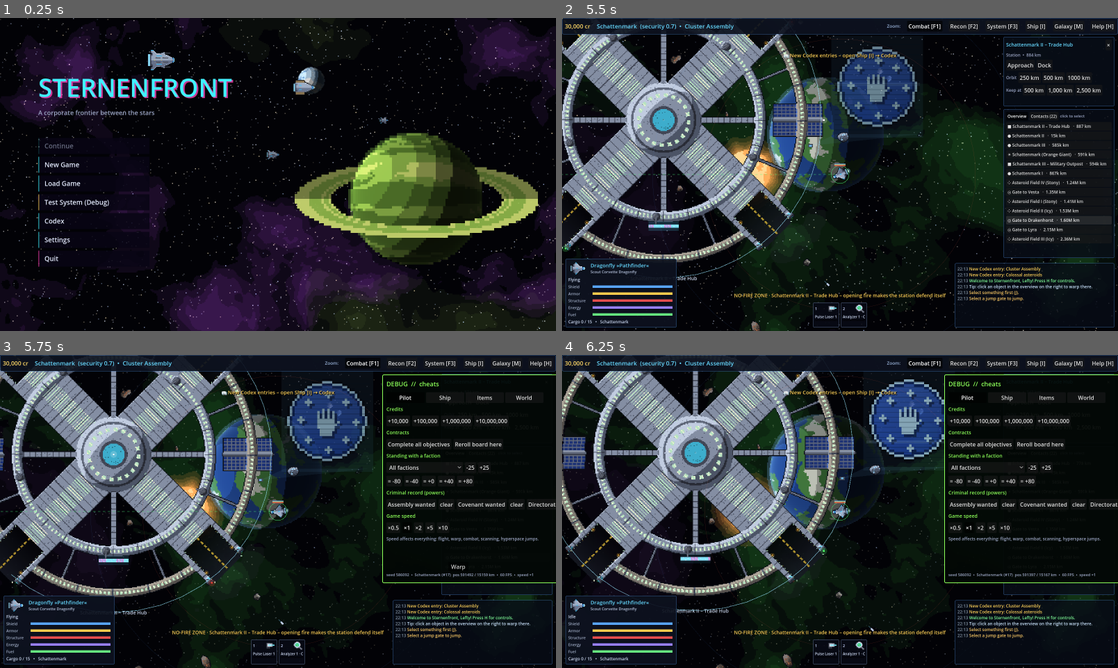
Above: before the commit, frames 1-4 (two rows, left to right).
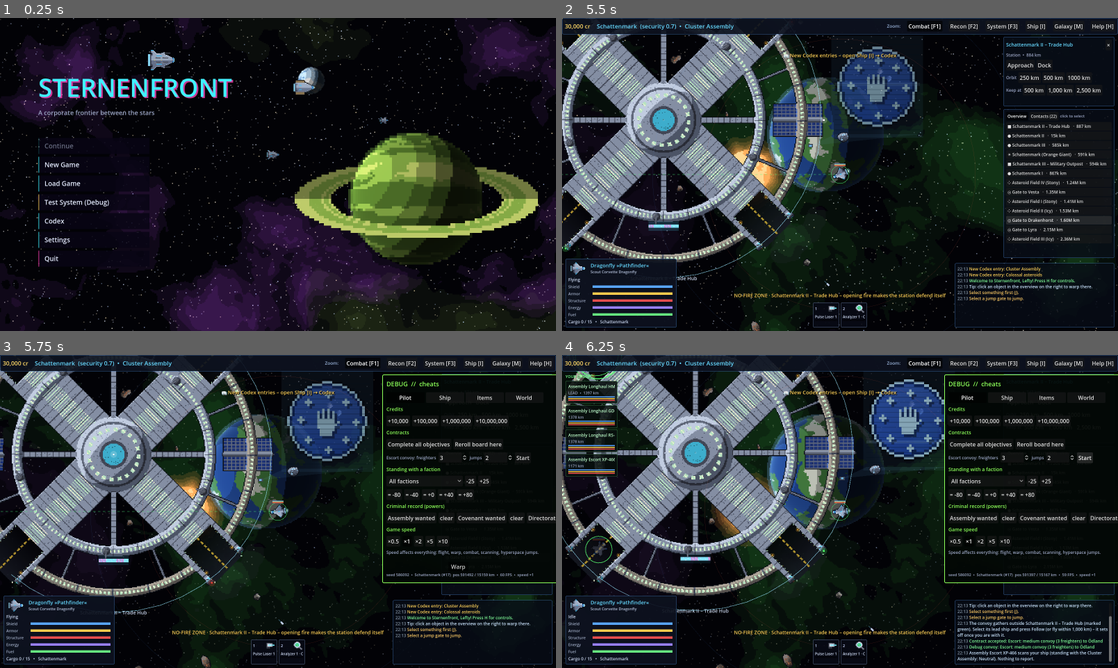
Above: after the commit, the same moments.

Repository: LucaZ0912/Starfront
Game: Godot game, scene res://scenes/menu.tscn
Two runs of this game, one before a commit and one after it. Both use one fixed random seed, a clock stepped at 60 frames per second and the inputs below.
Inputs (mouse positions are in pixels of both pictures, inside the frame that each line leads up to):
- Up to frame 1 (0.25 s): no input
- Up to frame 2 (5.5 s): click "New Game" at 0.5 s; click "Launch" at 1.25 s; tap Enter every 0.75 s from 2 to 5 s; move the mouse to (962, 158) at 2.02 s; hold D (ship_right) 2.03-2.75 s; hold L (station) 2.03-2.75 s; click (962, 158) at 2.17 s; tap J (cmd_jump) at 2.27, 5.27 s; drag from (728, 190) to (812, 237) at 2.77 s; move the mouse to (895, 105) at 3.52 s; hold D (ship_right) 3.53-4.25 s; hold Down (cam_down) 3.53-4.25 s; tap L (station) at 3.8, 5.3 s; drag from (812, 237) to (673, 127) at 4.27 s; move the mouse to (1006, 221) at 5.02 s; hold A (ship_left) from 5.03 s (still down); hold Right (cam_right) from 5.03 s (still down)
- Up to frame 3 (5.75 s): keep holding A (ship_left); keep holding Right (cam_right); tap F12 (debug_menu) at 5.65 s
- Up to frame 4 (6.25 s): release A (ship_left) at 5.75 s; release Right (cam_right) at 5.75 s; click (1084, 458) at 5.75 s, where only the run after the commit has a clickable "Start"

Frames 1-2 are identical in both runs. In frame 3, 1.7% of the frame differs, in the area x 69-100%, y 31-64%; in frame 4, 5.5%, in the area x 0-100%, y 0-98%.

Commit message:
alpha 0.4.19.19: debug escort convoy with adjustable size and jumps
Co-Authored-By: Claude Opus 5.5 <noreply@anthropic.com>

Diff:
--- a/project.godot
+++ b/project.godot
@@ -12,7 +12,7 @@
 
 config/name="Sternenfront"
 config/description="2D space game: star systems, hyperspace routes, modular ships, auto-battle"
-config/version="0.4.19.18"
+config/version="0.4.19.19"
 run/main_scene="res://scenes/menu.tscn"
 config/features=PackedStringArray("4.3", "GL Compatibility")
 config/icon="res://icon.svg"
--- a/scripts/autoload/commands.gd
+++ b/scripts/autoload/commands.gd
@@ -885,6 +885,38 @@
 	return ""
 
 
+## {"type":"debug_convoy", "freighters": n, "jumps": j} – an escort contract from the docked (or the
+## nearest) station: n freighters to a random station exactly j jumps away; accepted at once, the
+## convoy rolls out and gathers outside the station.
+func _c_debug_convoy(c: Dictionary) -> String:
+	var f := _fit()
+	if f == null or f.in_transit():
+		return "No ship in a system."
+	var st := docked_station()
+	if st.is_empty():
+		var best := INF
+		var pos: Vector2 = world.player.position if _need_world() == "" else f.position
+		for s0 in Universe.get_layout(f.system_id)["stations"]:
+			var d0: float = (s0["pos"] as Vector2).distance_to(pos)
+			if d0 < best:
+				best = d0
+				st = s0
+	if st.is_empty():
+		return "No station in this system."
+	var n := clampi(int(c.get("freighters", 3)), 1, 6)
+	var jumps := clampi(int(c.get("jumps", 2)), 1, 8)
+	var rng := RandomNumberGenerator.new()
+	rng.randomize()
+	var m := Missions.debug_escort(f.system_id, st, n, jumps, rng)
+	if m.is_empty():
+		return "No station exactly %d jump%s away (class-1 routes)." % [jumps, "" if jumps == 1 else "s"]
+	var err := GameState.accept_mission(m)
+	if err != "":
+		return err
+	GameState.log_msg("Debug convoy: %s" % m["title"], GameState.COL_GOOD)
+	return ""
+
+
 ## {"type":"debug_new_contracts"} – reroll the bulletin board here (BlackLedger and faction contracts).
 func _c_debug_new_contracts(_c: Dictionary) -> String:
 	var e := _need_dock()
--- a/scripts/core/missions.gd
+++ b/scripts/core/missions.gd
@@ -124,6 +124,25 @@
 const TIER_NAMES := {"neutral": "Neutral", "friendly": "Friendly"}
 
 
+## Debug (menu → Pilot): an escort contract from `station` with `n` freighters to a random station
+## exactly `jumps` jumps away. {} = no such destination.
+static func debug_escort(system_id: int, station: Dictionary, n: int, jumps: int, rng: RandomNumberGenerator) -> Dictionary:
+	var dests: Array = []
+	for sid in _systems_within(system_id, jumps):
+		if sid == system_id or Universe.find_path(system_id, sid, 1).size() != jumps:
+			continue
+		for st in Universe.get_layout(sid)["stations"]:
+			dests.append([sid, st])
+	if dests.is_empty():
+		return {}
+	var f := String(station.get("faction", ""))
+	var gov := f if f in FactionData.POWERS else ""
+	var m := {"id": _new_id(), "giver": station["id"], "giver_system": system_id,
+		"client": FactionData.name_of(f) if gov != "" else "BlackLedger", "progress": 0, "item": "", "amount": 1,
+		"target_system": system_id, "target_station": "", "faction": gov, "against": "", "faction_job": false, "rep": 0.0}
+	return escort_fill(m, system_id, dests[rng.randi() % dests.size()], n, gov)
+
+
 static func generate_faction(system_id: int, station: Dictionary, rng: RandomNumberGenerator) -> Dictionary:
 	var f := String(station.get("faction", ""))
 	var m := {"id": _new_id(), "giver": station["id"], "giver_system": system_id, "client": FactionData.name_of(f),
@@ -195,13 +214,17 @@
 	if dests.is_empty():
 		return {}
 	var d: Array = dests[rng.randi() % dests.size()]
+	return escort_fill(m, system_id, d, rng.randi_range(2, 4), gov)
+
+
+## Fills `m` as an escort of `n` freighters to `d` = [system id, station] (also used by the debug menu).
+static func escort_fill(m: Dictionary, system_id: int, d: Array, n: int, gov: String) -> Dictionary:
 	var path := Universe.find_path(system_id, d[0], 1)
 	var jumps := path.size()
 	var danger := 0.0
 	for sid2 in path:
 		danger = maxf(danger, 1.0 - float(Universe.systems[sid2]["security"]))
-	var n := rng.randi_range(2, 4)
-	var size_word: String = {2: "small", 3: "medium", 4: "large"}[n]
+	var size_word: String = "small" if n <= 2 else ("medium" if n == 3 else "large")
 	var who := ("%s convoy" % FactionData.short_of(gov)) if gov != "" else "trade convoy chartered by %s" % m["client"]
 	m.merge({"type": "escort", "target_system": d[0], "target_station": d[1]["id"], "convoy": -1, "with_t": 0.0, "total_t": 0.0,
 		"freighters": n, "arrived": -1, "convoy_gov": gov,
--- a/scripts/debug/smoke_test.gd
+++ b/scripts/debug/smoke_test.gd
@@ -507,6 +507,7 @@
 				_test_jump_warning(view)
 				_test_codex(view)
 				_test_modules(view)
+				_test_debug_convoy(view)
 				if "--shots" in OS.get_cmdline_user_args():
 					await _shoot_convoy(view)
 				if "--shots" in OS.get_cmdline_user_args():
@@ -2367,3 +2368,28 @@
 		for hv in L.get("havens", []):
 			haven_crow = haven_crow or "crow" in hv["shipyard"]
 	check(yards.has("shuttle") and yards.has("freighter") and not yards.has("crow") and haven_crow, "Skiff and Longhaul at shipyards, Carrion Crow only in Pirate Havens")
+
+
+## Debug menu: an escort convoy of a chosen size to a station exactly N jumps away.
+func _test_debug_convoy(view: SystemView) -> void:
+	var n0: int = GameState.missions.size()
+	var err := Commands.execute({"type": "debug_convoy", "freighters": 5, "jumps": 2})
+	if err.begins_with("No station exactly"):
+		check(true, "debug convoy: no station 2 jumps away here (%s)" % err)
+		return
+	check(err == "" and GameState.missions.size() == n0 + 1, "debug convoy: contract created and accepted %s" % err)
+	if GameState.missions.size() != n0 + 1:
+		return
+	var m: Dictionary = GameState.missions.back()
+	var cv: Dictionary = GameState.convoys.find(int(m["convoy"]))
+	var jumps: int = Universe.find_path(view.system_id, int(m["target_system"]), 1).size()
+	check(m["type"] == "escort" and int(m["freighters"]) == 5 and jumps == 2 and not cv.is_empty() and int(cv["freighters"]) == 5, "debug convoy: 5 freighters to %s, 2 jumps away" % Universe.systems[int(m["target_system"])]["name"])
+	# clean up: the contract and its convoy
+	GameState.missions.erase(m)
+	GameState.convoys.convoys.erase(cv)
+	var tr = view.traffic
+	if tr != null and tr.convoys.has(int(cv["id"])):
+		for s0 in tr.convoys[int(cv["id"])]["ships"]:
+			if is_instance_valid(s0):
+				s0.queue_free()
+		tr.convoys.erase(int(cv["id"]))
--- a/scripts/ui/debug_menu.gd
+++ b/scripts/ui/debug_menu.gd
@@ -128,6 +128,16 @@
 	var r2 := _row()
 	r2.add_child(UI.button("Complete all objectives", func(): _cmd({"type": "debug_complete_missions"})))
 	r2.add_child(UI.button("Reroll board here", func(): _cmd({"type": "debug_new_contracts"})))
+	var rc := _row()
+	rc.add_child(UI.label("Escort convoy: freighters", 12, UI.TEXT_DIM))
+	var cn := _spin(1, 6, 3)
+	cn.custom_minimum_size = Vector2(70, 0)
+	rc.add_child(cn)
+	rc.add_child(UI.label("jumps", 12, UI.TEXT_DIM))
+	var cj := _spin(1, 8, 2)
+	cj.custom_minimum_size = Vector2(70, 0)
+	rc.add_child(cj)
+	rc.add_child(UI.button("Start", func(): _cmd({"type": "debug_convoy", "freighters": int(cn.value), "jumps": int(cj.value)})))
 	# Standing (package 12)
 	_section("Standing with a faction")
 	var fids: Array = [""]
Not shown, changed: CHANGELOG.md
Not shown, changed: Roadmap.md
